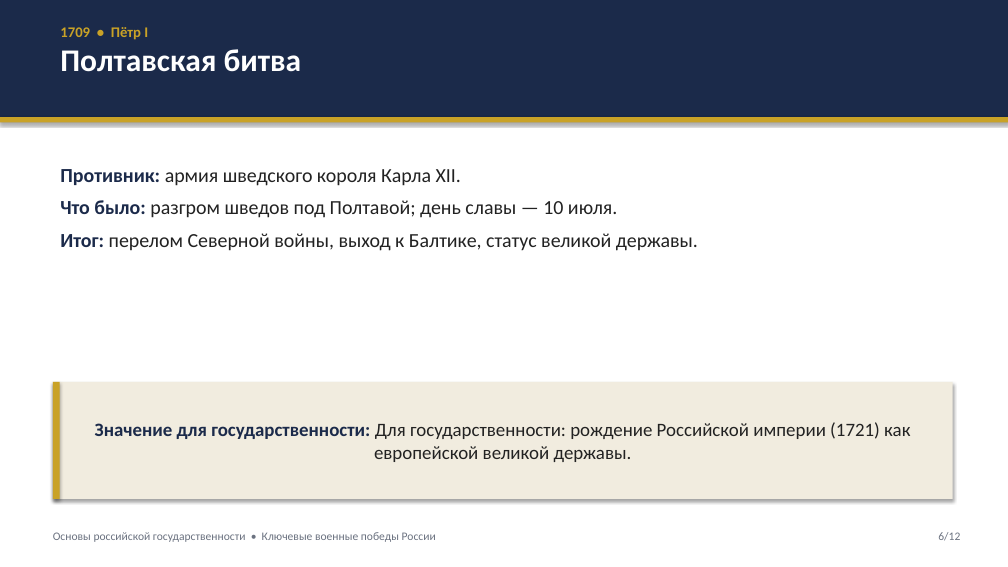
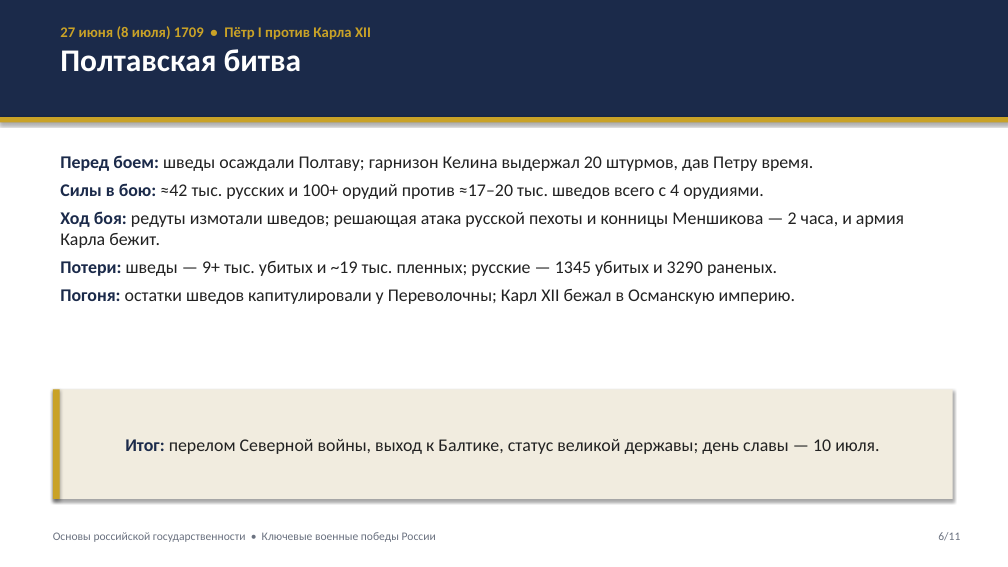
Before and after one commit to Gamegui/Homework, a slide deck: slide 6 of klyuchevye-voennye-pobedy-rossii/prezentatsiya.pptx. Drawn at 1008x567 pixels with LibreOffice and Linux fonts; fonts in the diff are those of the drawing. Boxes give left, top, right and bottom in pixels: in the first picture for what was removed or moved away, otherwise in the second. Text is boxed around its words. In the diff, an @@ line names an element or a change of style, - is before the commit and + after.

```diff
--- a/klyuchevye-voennye-pobedy-rossii/prezentatsiya.pptx
+++ b/klyuchevye-voennye-pobedy-rossii/prezentatsiya.pptx
@@ text at (x1=60, y1=26, x2=371, y2=40): text changed @@
-1709 • Пётр I
+27 июня (8 июля) 1709 • Пётр I против Карла XII
@@ text at (x1=60, y1=155, x2=904, y2=304): text changed; size 19 to 17 pt @@
-Противник: армия шведского короля Карла XII.
-Что было: разгром шведов под Полтавой; день славы — 10 июля.
-Итог: перелом Северной войны, выход к Балтике, статус великой державы.
+Перед боем: шведы осаждали Полтаву; гарнизон Келина выдержал 20 штурмов, дав Петру время.
+Силы в бою: ≈42 тыс. русских и 100+ орудий против ≈17–20 тыс. шведов всего с 4 орудиями.
+Ход боя: редуты измотали шведов; решающая атака русской пехоты и конницы Меншикова — 2 часа, и армия Карла бежит.
+Потери: шведы — 9+ тыс. убитых и ~19 тыс. пленных; русские — 1345 убитых и 3290 раненых.
+Погоня: остатки шведов капитулировали у Переволочны; Карл XII бежал в Османскую империю.
@@ rectangle resized from (x1=53, y1=382, x2=60, y2=499) to (x1=53, y1=389, x2=60, y2=499) @@
@@ rectangle "Итог: перелом Северной войны, выход ..." resized from (x1=53, y1=382, x2=953, y2=499) to (x1=53, y1=389, x2=953, y2=499) @@
@@ text in rectangle at (x1=125, y1=439, x2=879, y2=454): text changed; size 18 to 17 pt @@
-Значение для государственности: Для государственности: рождение Российской империи (1721) как европейской великой державы.
+Итог: перелом Северной войны, выход к Балтике, статус великой державы; день славы — 10 июля.
@@ text at (x1=938, y1=532, x2=960, y2=541): text changed @@
-6/12
+6/11
```
Also in this commit, not shown: 7 other slides changed, 3 slides added, 4 slides removed, 3 other files.
